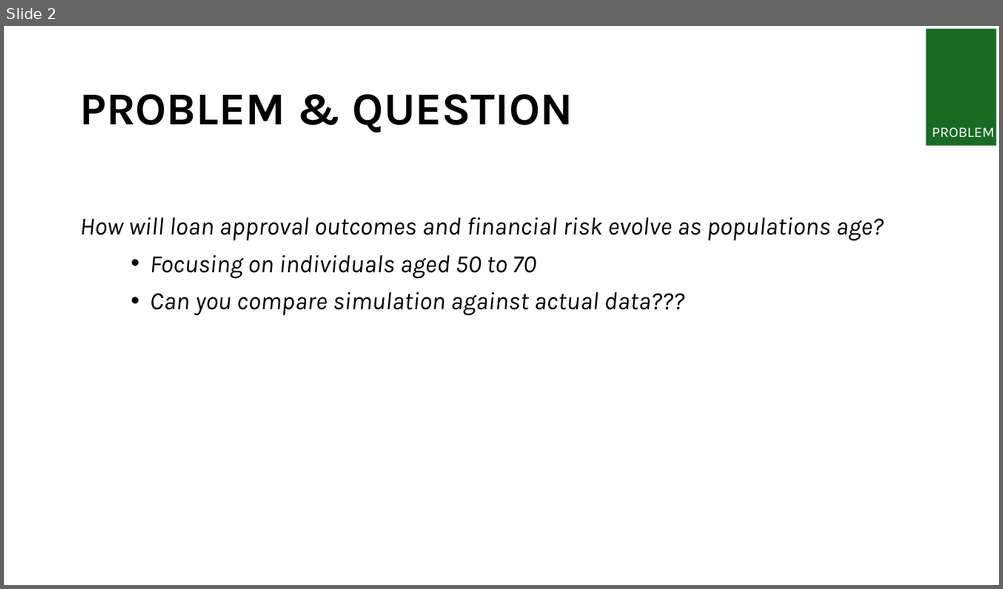
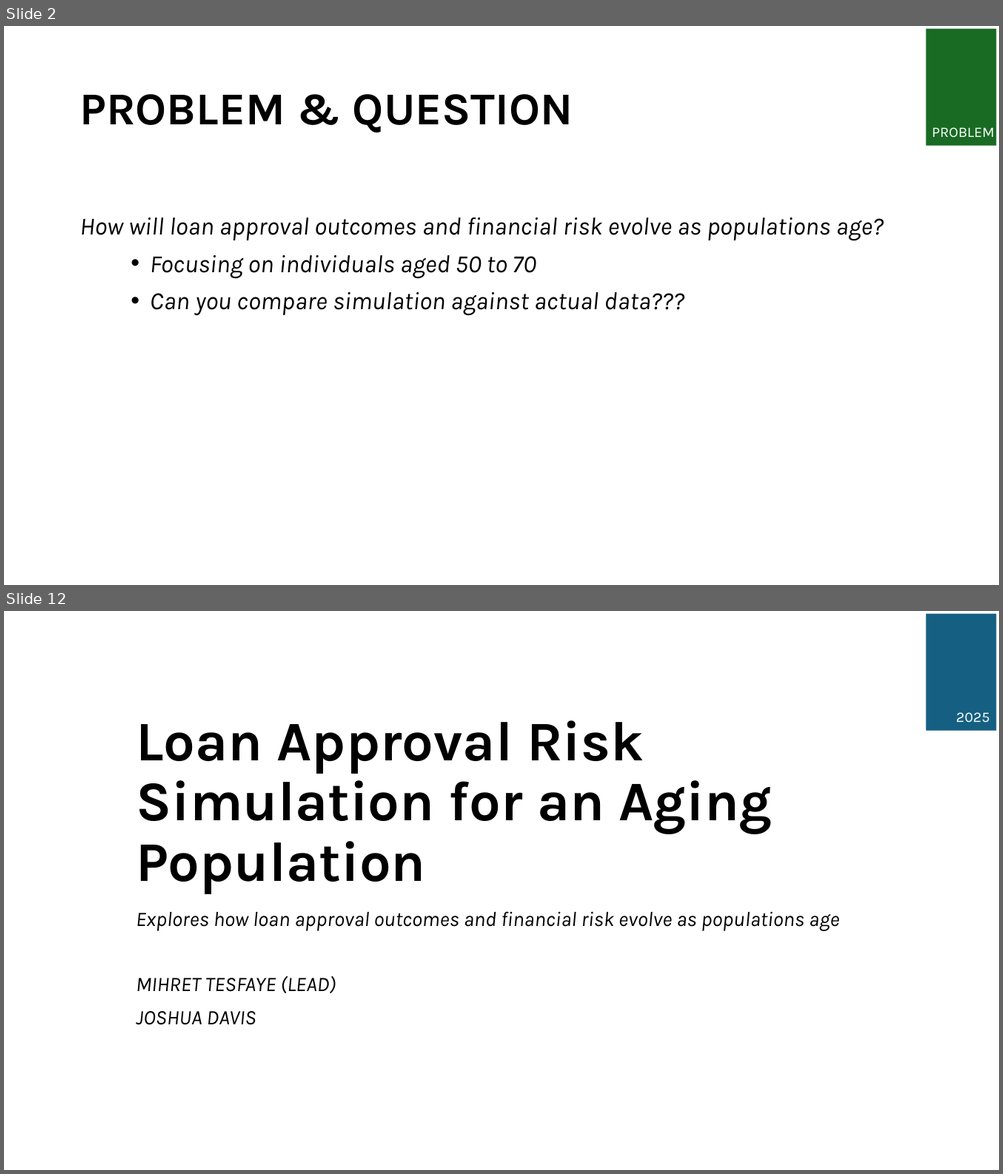
Before and after one commit to ijoshdavis/KSU-STAT-7100_MCSP, a slide deck: deliverables/Week 8 - Presentation.pptx. Shown one above the other, each under a label of ours: slide 2 before the commit, slides 2 and 12 after it; the slides between them are not shown. The pictures are 1003x589 and 1003x1174 pixels, drawn with LibreOffice and Linux fonts; fonts in the diff are those of the drawing. Boxes give left, top, right and bottom in pixels: in the first picture for what was removed or moved away, otherwise in the second. Text is boxed around its words. In the diff, an @@ line names an element or a change of style, - is before the commit and + after.

```diff
--- a/deliverables/Week 8 - Presentation.pptx
+++ b/deliverables/Week 8 - Presentation.pptx
@@ slide 12 added at box(4, 611, 999, 1170), background #FFFFFF @@
@@ rectangle added at box(925, 614, 996, 731), fill #156082 @@
@@ title added at box(136, 721, 772, 894), 54 pt, text #000000, bold @@
+Loan Approval Risk Simulation for an Aging Population
@@ text added at box(956, 712, 989, 723), 14 pt, text #FFFFFF @@
+2025
@@ subtitle added at box(136, 911, 839, 1025), 20 pt, text #000000, italic @@
+Explores how loan approval outcomes and financial risk evolve as populations age
+MIHRET TESFAYE (LEAD)
+JOSHUA DAVIS
```
Also in this commit, not shown: 5 slides changed, 5 other slides added, 21 other files.
